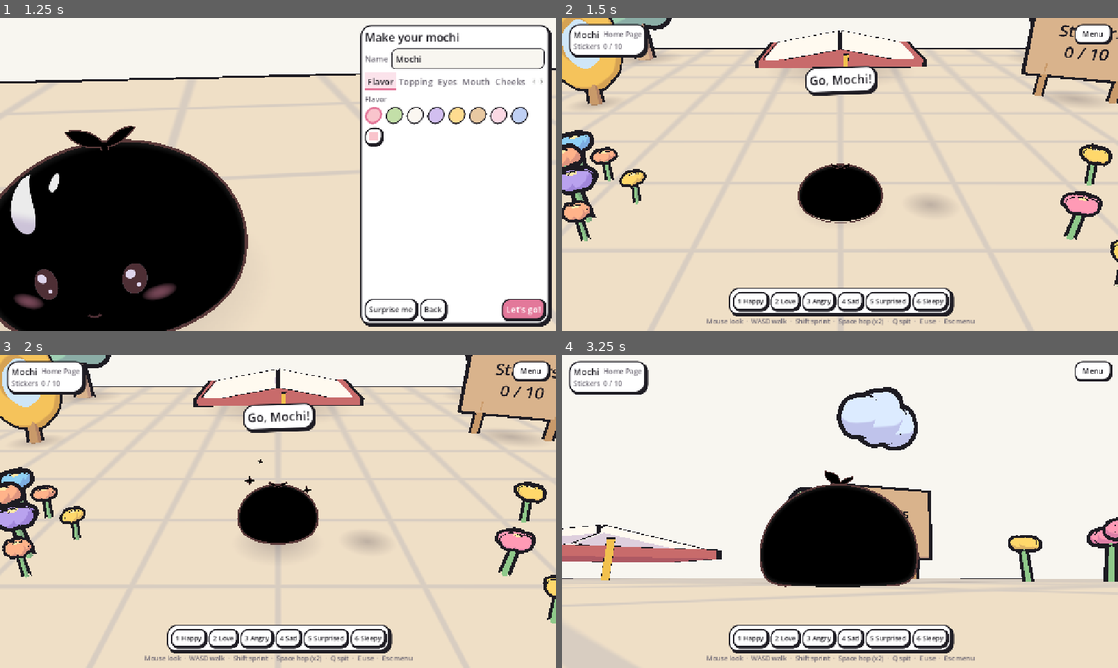
Above: before the commit, frames 1-4 (two rows, left to right).
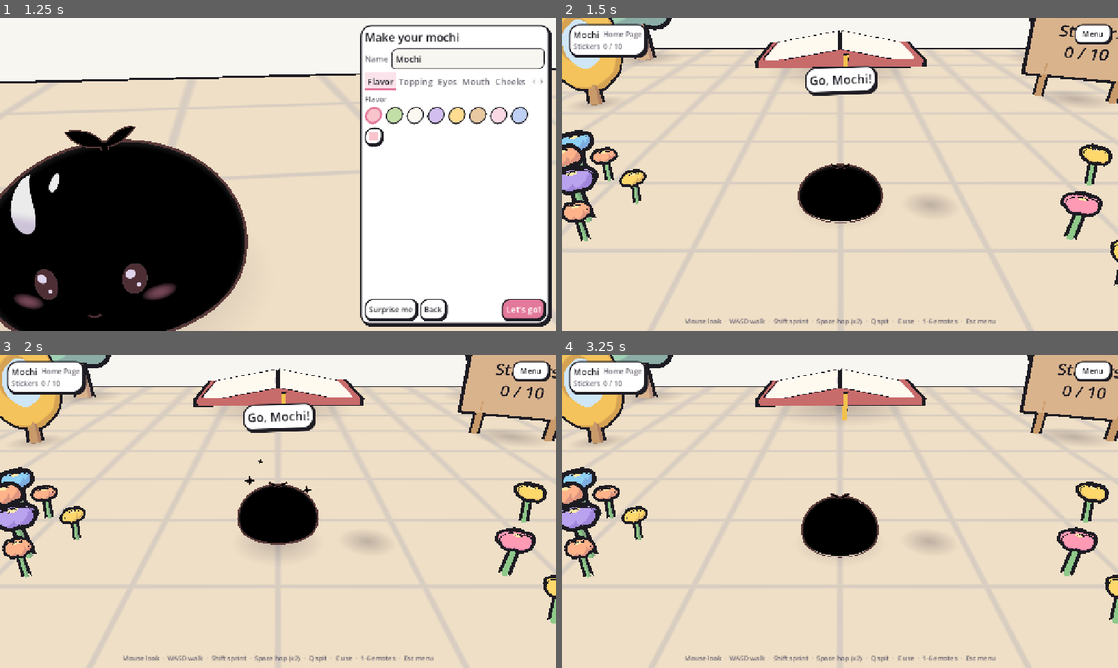
Above: after the commit, the same moments.

Repository: Mainm0e/mochi-paint-party
Game: Godot game, scene res://scenes/main.tscn
Two runs of this game, one before a commit and one after it. Both use one fixed random seed, a clock stepped at 60 frames per second and the inputs below.
Inputs (mouse positions are in pixels of both pictures, inside the frame that each line leads up to):
- Up to frame 1 (1.25 s): click "Play" at 0.5 s
- Up to frame 2 (1.5 s): click "Let's go!" at 1.25 s
- Up to frame 3 (2 s): no input
- Up to frame 4 (3.25 s): click "1 Happy" (after the commit: "Menu") at 2 s; click (840, 511) at 2.75 s, where only the run after the commit has a clickable "Restart this page"

Frame 1 is identical in both runs. In frame 2, 4.1% of the frame differs, in the area x 22-78%, y 86-99%; in frame 3, 4.1%; in frame 4, 65%, in the area x 0-100%, y 0-99%.

Commit message:
Remove the emote buttons from the play HUD (keys 1-6 still emote)
Co-Authored-By: Claude Opus 5.5 <noreply@anthropic.com>

Diff:
--- a/godot/scripts/main.gd
+++ b/godot/scripts/main.gd
@@ -601,17 +601,7 @@
 	speech.visible = false
 	bottom.add_child(speech)
 	bottom.add_child(prompt)
-	var emote_card := PanelContainer.new()
-	emote_card.size_flags_horizontal = Control.SIZE_SHRINK_CENTER
-	var erow := _hbox(6)
-	for i in Mochi.EMOTES.size():
-		var n: String = Mochi.EMOTES[i]
-		var b := _button("%d %s" % [i + 1, n], false, 15)
-		b.pressed.connect(func(): mochi.emote(n))
-		erow.add_child(b)
-	emote_card.add_child(erow)
-	bottom.add_child(emote_card)
-	var hint := _label("Mouse look  ·  WASD walk  ·  Shift sprint  ·  Space hop (x2)  ·  Q spit  ·  E use  ·  Esc menu", 15, MUTED)
+	var hint := _label("Mouse look  ·  WASD walk  ·  Shift sprint  ·  Space hop (x2)  ·  Q spit  ·  E use  ·  1-6 emotes  ·  Esc menu", 15, MUTED)
 	hint.horizontal_alignment = HORIZONTAL_ALIGNMENT_CENTER
 	bottom.add_child(hint)
 	hud.add_child(bottom)
